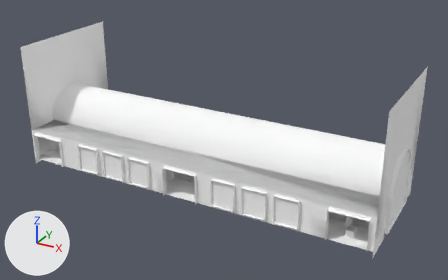
A saved change to the OBJ model Assets/models/maps/reefhall/reefhall_tunnel.obj.
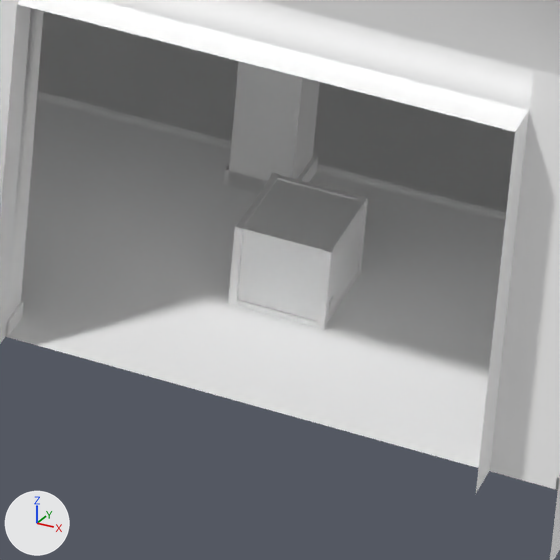
Each version is shown whole from a 50 mm lens placed at (1768.0, -1587.0, 1780.0), pointed at (78.0, 1485.0, 244.0), then close up on the part from 73% to 83% of the width and 75% to 92% of the height. The lights are fixed; the arrows at lower left show +X, +Y and +Z. The first two pictures are the older version. Where no turn or scale is listed for an object, it has been applied to the vertices. Vertices at exactly the same position are counted once.

Names of what the first close-up shows: 'reefhall_tunnel'.
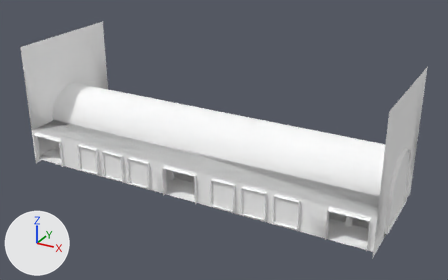
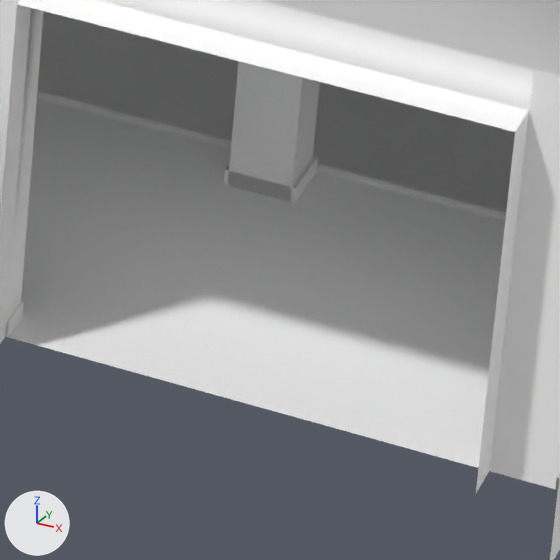
Pixel boxes [x1, y1, x2, y2] of what changed, in the close-ups (560 x 560 px):
part 1 of me_reefhall_tunnel, deleted
    before: [228, 173, 368, 329]

Edits to the bpy script that builds the scene:
```text
Change me_reefhall_tunnel:
    used by ob_reefhall_tunnel; location = (0.0, 0.0, 0.0)
    remove me_reefhall_tunnel.from_pydata(...)  # 6254 vertices, 8318 faces; spans x -1170.0..1170.0, y 1080.0..1920.0, z -40.0..760.0
    add me_reefhall_tunnel.from_pydata(...)  # 5054 vertices, 6626 faces; spans x -1170.0..1170.0, y 1080.0..1920.0, z -40.0..760.0
    me_reefhall_tunnel part 1: 150 loose pieces with 1200 vertices, spanning x -1022.0..1023.0, y 1174.0..1836.0, z -40.0..44.0, are deleted
    remove me_reefhall_tunnel.materials.append(mat_rh_pad)  # white #ffffff
    remove me_reefhall_tunnel.materials.append(mat_rh_pad_dark)  # white #ffffff
```
